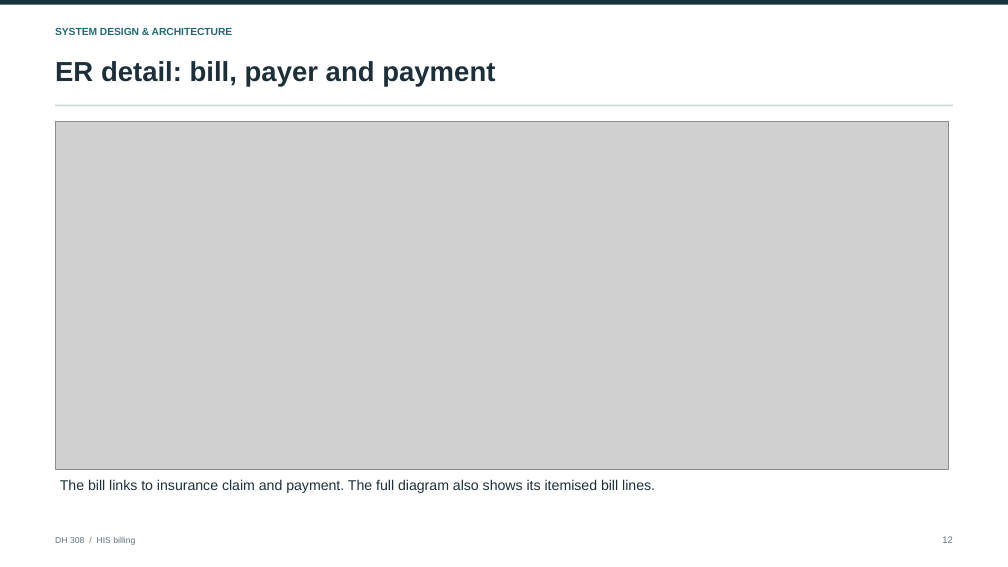
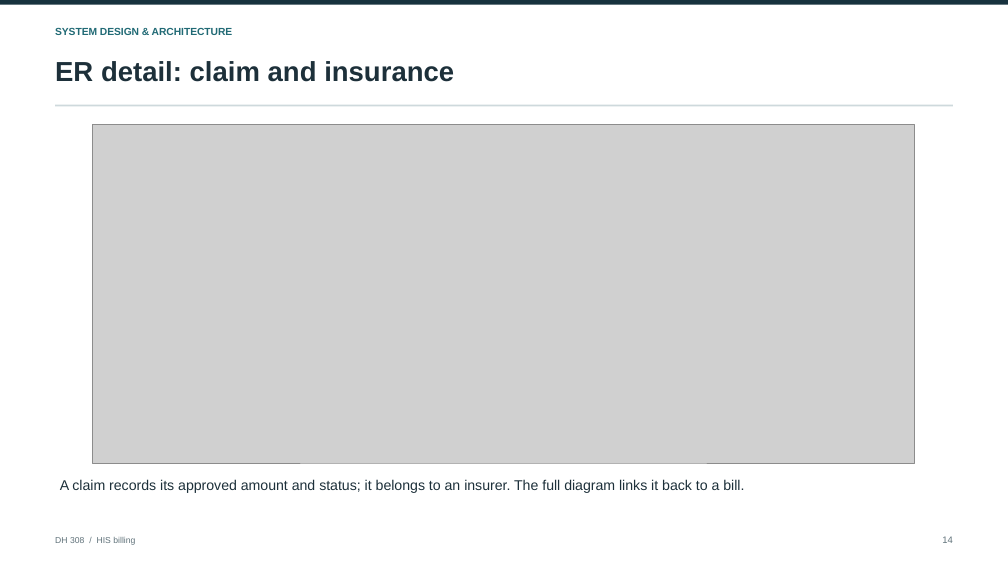
Before and after one commit to Osama-Bin-Lagging/tiveri-billing, a slide deck: slide 14 of presentation/DH308_HIS_Billing_Final.pptx (slide 12 before the commit). Drawn at 1008x567 pixels with LibreOffice and Linux fonts; fonts in the diff are those of the drawing; grey boxes stand for pictures. Boxes give left, top, right and bottom in pixels: in the first picture for what was removed or moved away, otherwise in the second. Text is boxed around its words. In the diff, an @@ line names an element or a change of style, - is before the commit and + after.

```diff
--- a/presentation/DH308_HIS_Billing_Final.pptx
+++ b/presentation/DH308_HIS_Billing_Final.pptx
@@ text at (55,61,454,82): text changed @@
-ER detail: bill, payer and payment
+ER detail: claim and insurance
@@ picture: place and size @@
-picture at (55,121,949,469)
+picture at (93,125,915,464)
@@ text at (60,479,744,493): text changed @@
-The bill links to insurance claim and payment. The full diagram also shows its itemised bill lines.
+A claim records its approved amount and status; it belongs to an insurer. The full diagram links it back to a bill.
```
Also in this commit, not shown: 14 other slides changed, 8 slides added, 5 slides removed.
